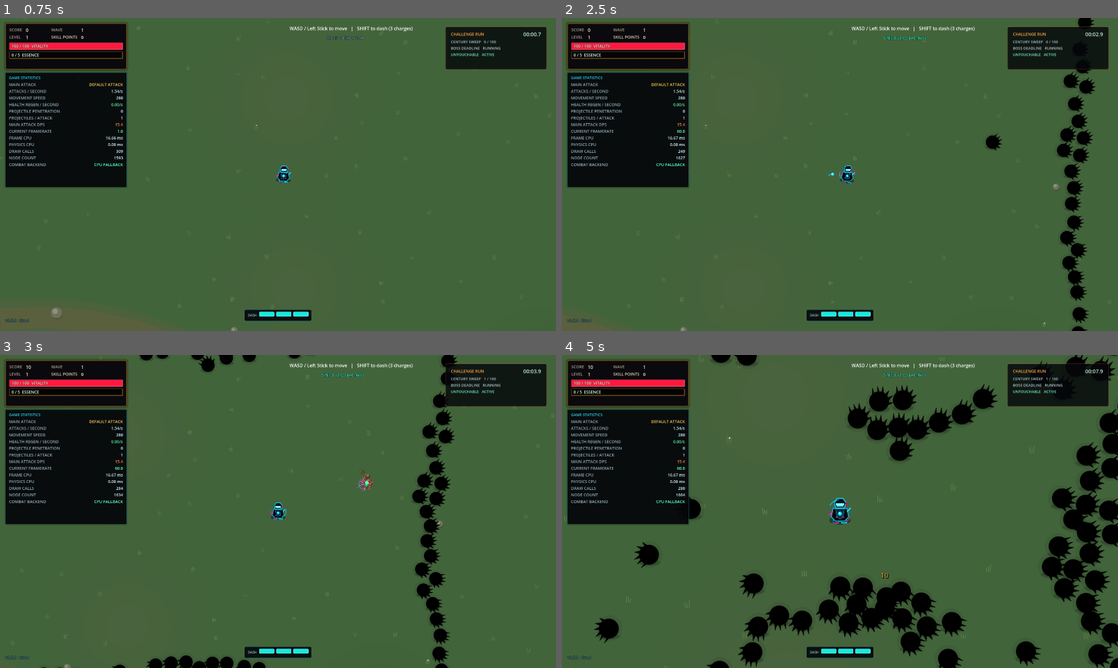
Above: before the commit, frames 1-4 (two rows, left to right).
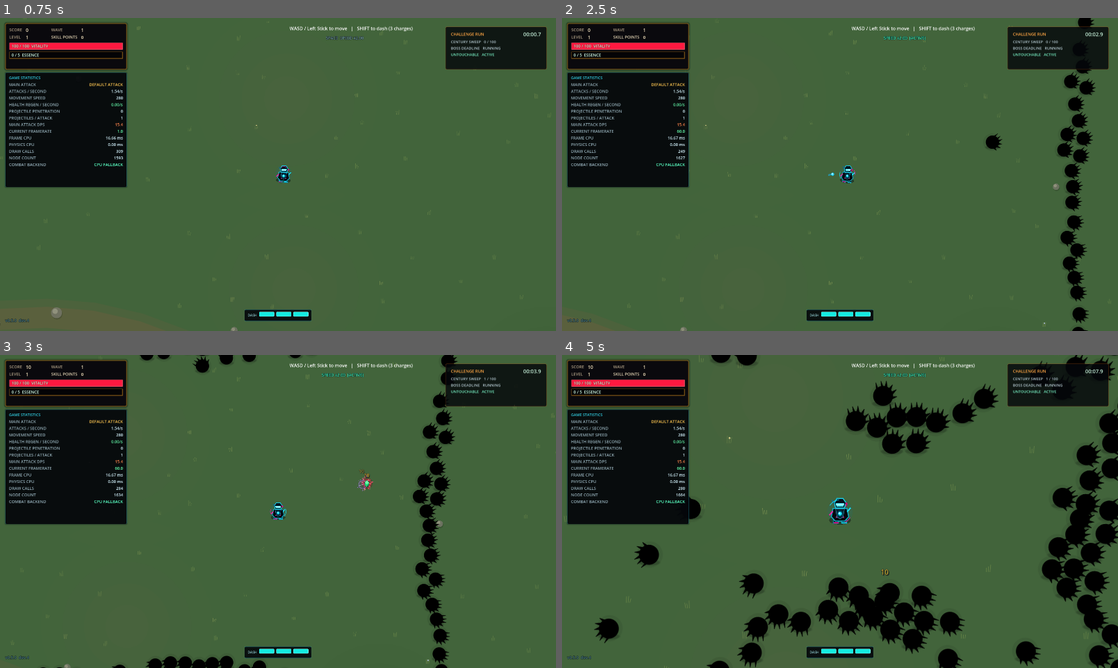
Above: after the commit, the same moments.

Repository: Quest79/GodotVSCodex
Game: Godot game, scene res://scenes/main/game.tscn
Two runs of this game, one before a commit and one after it. Both use one fixed random seed, a clock stepped at 60 frames per second and the inputs below.
Inputs (mouse positions are in pixels of both pictures, inside the frame that each line leads up to):
- Up to frame 1 (0.75 s): tap Enter at 0.5 s; move the mouse to (400, 158) at 0.52 s; hold D (move_right) from 0.53 s (still down); hold Z (cycle_camera_zoom) from 0.53 s (still down); click (400, 158) at 0.67 s
- Up to frame 2 (2.5 s): release D (move_right) at 1.25 s; release Z (cycle_camera_zoom) at 1.25 s; drag from (728, 190) to (851, 174) at 1.27 s; move the mouse to (895, 105) at 2.02 s; hold D (move_right) from 2.03 s (still down); hold Space (toggle_game_speed) from 2.03 s (still down)
- Up to frame 3 (3 s): release D (move_right) at 2.75 s; release Space (toggle_game_speed) at 2.75 s; drag from (250, 574) to (111, 464) at 2.77 s
- Up to frame 4 (5 s): move the mouse to (1006, 558) at 3.52 s; hold A (move_left) 3.53-4.25 s; hold Z (cycle_camera_zoom) 3.53-4.25 s; drag from (673, 464) to (823, 511) at 4.27 s

Frame 1 is identical in both runs. In frame 2, 0.4% of the frame differs, in the area x 89-96%, y 16-100%; in frame 3, 0.7%; in frame 4, 4.7%, in the area x 31-100%, y 0-100%.

Commit message:
gpu-dev: double-buffer enemy simulation and GPU-target projectiles

Diff:
--- a/scenes/systems/gpu_combat_manager.gd
+++ b/scenes/systems/gpu_combat_manager.gd
@@ -28,11 +28,13 @@
 const XP_CLUSTER_SIZE := 160.0
 
 var rd: RenderingDevice
+var gpu_shader_file: RDShaderFile
 var shader_rid := RID()
 var pipeline_rid := RID()
 var uniform_set_rid := RID()
 
 var enemy_buffer := RID()
+var enemy_scratch_buffer := RID()
 var projectile_buffer := RID()
 var grid_heads_buffer := RID()
 var grid_next_buffer := RID()
@@ -97,6 +99,14 @@
 	for index in range(MAX_ENEMIES - 1, -1, -1):
 		enemy_free_slots.append(index)
 
+	gpu_shader_file = load(GPU_SHADER_PATH) as RDShaderFile
+	if gpu_shader_file == null:
+		render_init_complete = true
+		render_init_success = false
+		render_init_error = "Compute shader resource could not be loaded."
+		call_deferred("_finish_backend_initialization")
+		return
+
 	rd = RenderingServer.get_rendering_device()
 	if rd == null:
 		render_init_complete = true
@@ -221,14 +231,10 @@
 	base_projectile_scale: float,
 	attack_range: float
 ) -> bool:
-	if not gpu_enabled:
+	if not gpu_enabled or active_enemy_count <= 0:
 		return false
 
 	var projectile_count := maxi(1, roundi(float(skill_config.get(&"projectile_count", 1.0))))
-	var target_slots := _nearest_enemy_slots(origin, projectile_count, attack_range)
-	if target_slots.is_empty():
-		return false
-
 	var spread := deg_to_rad(float(skill_config.get(&"spread_degrees", 0.0)))
 	var skill_id := StringName(skill_config.get(&"skill_id", &"default_attack"))
 	var skill_type := _skill_type_for_id(skill_id)
@@ -237,15 +243,6 @@
 	var lifetime := 2.0 * float(skill_config.get(&"duration_multiplier", 1.0))
 
 	for index in range(projectile_count):
-		var target_slot := target_slots[index % target_slots.size()]
-		var target_position := cpu_positions[target_slot]
-		var direction := origin.direction_to(target_position)
-		if direction == Vector2.ZERO:
-			direction = Vector2.RIGHT
-		if target_slots.size() == 1 and projectile_count > 1:
-			var angle_offset := lerpf(-spread * 0.5, spread * 0.5, float(index) / float(projectile_count - 1))
-			direction = direction.rotated(angle_offset)
-
 		var projectile_damage := base_damage * float(skill_config.get(&"damage_multiplier", 1.0))
 		if skill_config.has(&"damage_min") and skill_config.has(&"damage_max"):
 			projectile_damage = randf_range(
@@ -253,11 +250,17 @@
 				float(skill_config.get(&"damage_max", base_damage))
 			) * float(skill_config.get(&"damage_multiplier", 1.0))
 
+		var angle_offset := 0.0
+		if projectile_count > 1:
+			angle_offset = lerpf(-spread * 0.5, spread * 0.5, float(index) / float(projectile_count - 1))
+
 		var slot := projectile_cursor
 		projectile_cursor = (projectile_cursor + 1) % MAX_PROJECTILES
 		var data := PackedByteArray()
 		data.resize(PROJECTILE_STRIDE)
-		_encode_vec4(data, 0, Vector4(origin.x, origin.y, direction.x, direction.y))
+		# Direction starts at zero. The compute shader acquires the initial target
+		# from the GPU enemy buffer and applies this projectile's spread offset.
+		_encode_vec4(data, 0, Vector4(origin.x, origin.y, 0.0, 0.0))
 		_encode_vec4(data, 16, Vector4(speed, projectile_damage, lifetime, scale_value))
 		_encode_vec4(data, 32, Vector4(
 			1.0,
@@ -278,7 +281,7 @@
 			float(skill_config.get(&"chill_duration", 0.0)) * duration_multiplier,
 			float(skill_config.get(&"freeze_buildup_multiplier", 0.0))
 		))
-		_encode_vec4(data, 80, Vector4(lifetime, randf(), 0.0, 0.0))
+		_encode_vec4(data, 80, Vector4(lifetime, angle_offset, 0.0, 0.0))
 		_enqueue_upload(&"projectile", slot, data)
 	return true
 
@@ -479,11 +482,7 @@
 		return
 	rd = local_rd
 
-	var shader_file := load(GPU_SHADER_PATH) as RDShaderFile
-	if shader_file == null:
-		_set_render_init_result(false, "Compute shader resource could not be loaded.")
-		return
-	var spirv: RDShaderSPIRV = shader_file.get_spirv()
+	var spirv: RDShaderSPIRV = gpu_shader_file.get_spirv()
 	shader_rid = rd.shader_create_from_spirv(spirv)
 	if not shader_rid.is_valid():
 		_set_render_init_result(false, "Compute shader could not be created.")
@@ -494,6 +493,7 @@
 		return
 
 	enemy_buffer = rd.storage_buffer_create(MAX_ENEMIES * ENEMY_STRIDE, _zero_bytes(MAX_ENEMIES * ENEMY_STRIDE))
+	enemy_scratch_buffer = rd.storage_buffer_create(MAX_ENEMIES * ENEMY_STRIDE, _zero_bytes(MAX_ENEMIES * ENEMY_STRIDE))
 	projectile_buffer = rd.storage_buffer_create(MAX_PROJECTILES * PROJECTILE_STRIDE, _zero_bytes(MAX_PROJECTILES * PROJECTILE_STRIDE))
 	grid_heads_buffer = rd.storage_buffer_create(GRID_BUCKETS * 4, _zero_bytes(GRID_BUCKETS * 4))
 	grid_next_buffer = rd.storage_buffer_create(MAX_ENEMIES * 4, _zero_bytes(MAX_ENEMIES * 4))
@@ -526,6 +526,7 @@
 	uniforms.append(_image_uniform(10, projectile_texture_rid))
 	uniforms.append(_image_uniform(11, arc_texture_rid))
 	uniforms.append(_image_uniform(12, burst_texture_rid))
+	uniforms.append(_storage_uniform(13, enemy_scratch_buffer))
 
 	uniform_set_rid = rd.uniform_set_create(uniforms, shader_rid, 0)
 	if not uniform_set_rid.is_valid():
@@ -571,18 +572,33 @@
 	rd.compute_list_bind_compute_pipeline(compute_list, pipeline_rid)
 	rd.compute_list_bind_uniform_set(compute_list, uniform_set_rid, 0)
 
+	# Build a grid from the stable input state, simulate enemies into scratch,
+	# commit the result, then rebuild the grid for projectile collision.
+	_dispatch_mode(compute_list, 1, GRID_BUCKETS, delta, time_value, player_position, player_velocity, player_radius)
+	rd.compute_list_add_barrier(compute_list)
+	_dispatch_mode(compute_list, 2, MAX_ENEMIES, delta, time_value, player_position, player_velocity, player_radius)
+	rd.compute_list_add_barrier(compute_list)
 	_dispatch_mode(compute_list, 0, MAX_ENEMIES, delta, time_value, player_position, player_velocity, player_radius)
 	rd.compute_list_add_barrier(compute_list)
+	_dispatch_mode(compute_list, 9, MAX_ENEMIES, delta, time_value, player_position, player_velocity, player_radius)
+	rd.compute_list_add_barrier(compute_list)
+
 	_dispatch_mode(compute_list, 1, GRID_BUCKETS, delta, time_value, player_position, player_velocity, player_radius)
 	rd.compute_list_add_barrier(compute_list)
 	_dispatch_mode(compute_list, 2, MAX_ENEMIES, delta, time_value, player_position, player_velocity, player_radius)
 	rd.compute_list_add_barrier(compute_list)
+
 	_dispatch_mode(compute_list, 3, MAX_PROJECTILES, delta, time_value, player_position, player_velocity, player_radius)
 	rd.compute_list_add_barrier(compute_list)
 	_dispatch_mode(compute_list, 4, MAX_ENEMIES, delta, time_value, player_position, player_velocity, player_radius)
 	rd.compute_list_add_barrier(compute_list)
 	_dispatch_mode(compute_list, 5, MAX_ENEMIES, delta, time_value, player_position, player_velocity, player_radius)
 	rd.compute_list_add_barrier(compute_list)
+	# Burning-stack explosions queue damage, so apply pending damage once more
+	# before rendering to keep explosion damage in the same simulation tick.
+	_dispatch_mode(compute_list, 4, MAX_ENEMIES, delta, time_value, player_position, player_velocity, player_radius)
+	rd.compute_list_add_barrier(compute_list)
+
 	_dispatch_mode(compute_list, 6, MAX_ENEMIES, delta, time_value, player_position, player_velocity, player_radius)
 	rd.compute_list_add_barrier(compute_list)
 	_dispatch_mode(compute_list, 7, MAX_PROJECTILES, delta, time_value, player_position, player_velocity, player_radius)
@@ -731,6 +747,7 @@
 		pipeline_rid,
 		shader_rid,
 		enemy_buffer,
+		enemy_scratch_buffer,
 		projectile_buffer,
 		grid_heads_buffer,
 		grid_next_buffer,
